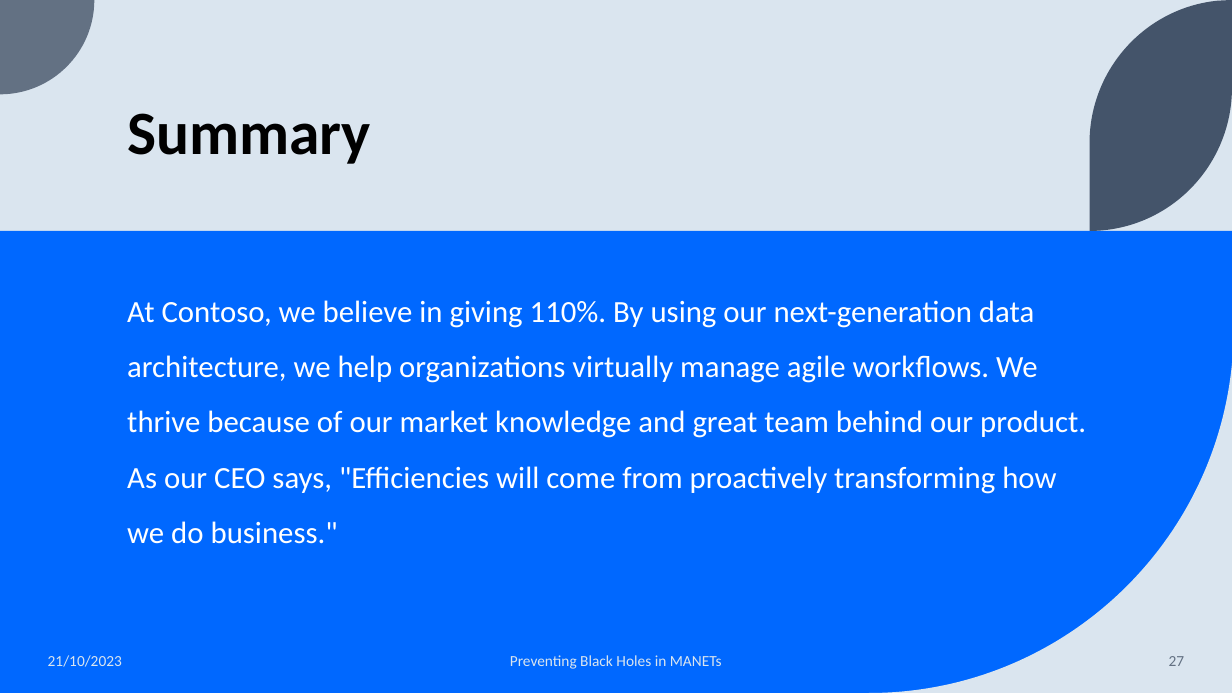
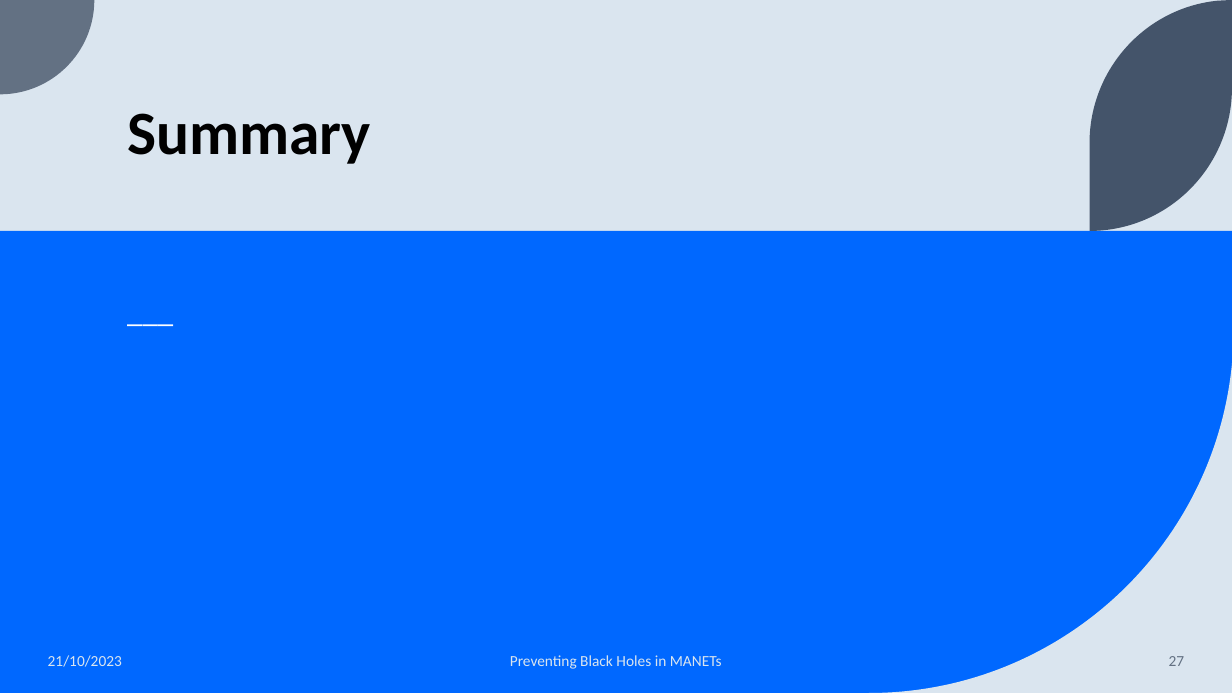
Before and after one commit to capstone11522manet/Manet11522-23-16, a slide deck: slide 27 of Presentation/Presentation.pptx. Drawn at 1232x693 pixels with LibreOffice and Linux fonts; fonts in the diff are those of the drawing. Boxes give left, top, right and bottom in pixels: in the first picture for what was removed or moved away, otherwise in the second. Text is boxed around its words. In the diff, an @@ line names an element or a change of style, - is before the commit and + after.

```diff
--- a/Presentation/Presentation.pptx
+++ b/Presentation/Presentation.pptx
@@ text at (127,300,1086,544): text changed @@
-At Contoso, we believe in giving 110%. By using our next-generation data architecture, we help organizations virtually manage agile workflows. We thrive because of our market knowledge and great team behind our product. As our CEO says, "Efficiencies will come from proactively transforming how we do business."
+___
```
Also in this commit, not shown: 8 other slides changed, 1 slide added.
